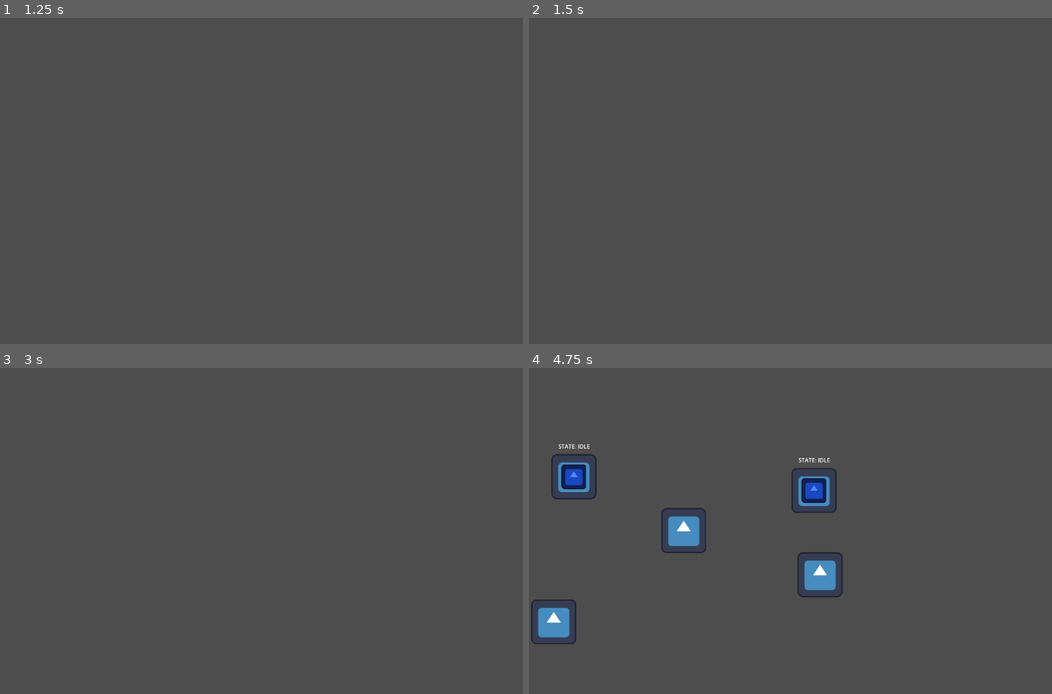
Above: before the commit, frames 1-4 (two rows, left to right).
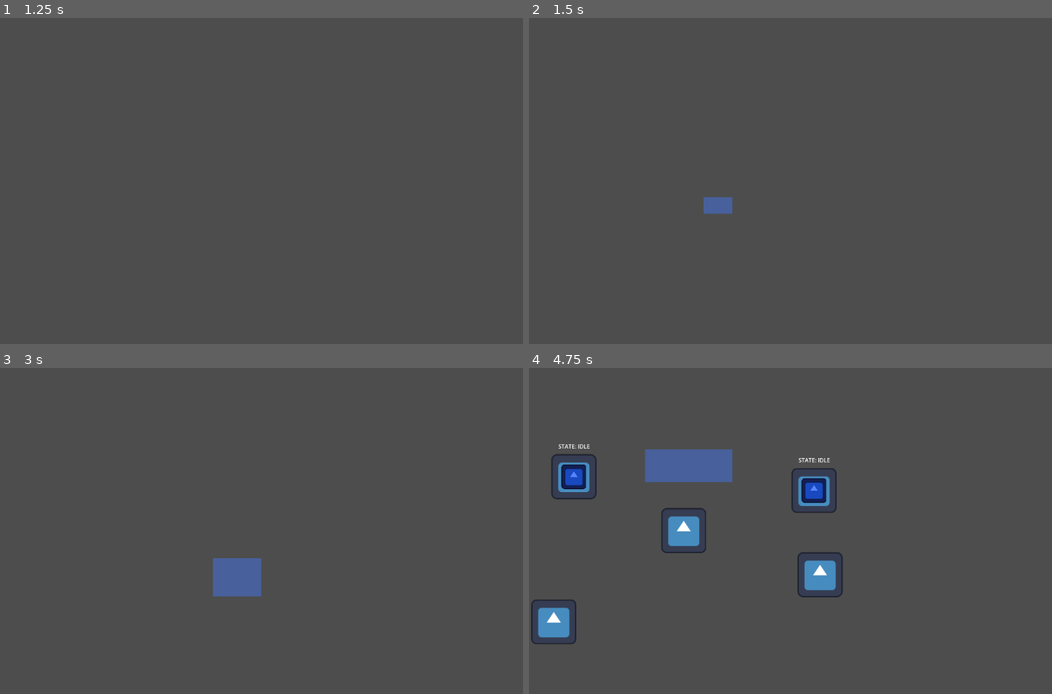
Above: after the commit, the same moments.

Repository: rmichaluszek/rts-project
Game: Godot game, scene res://main/game.tscn
The game is run twice, just before and just after one commit, with the same random seed, the same clock (stepped at 60 frames per second) and the same inputs. The engine's default icon, where the game draws it, is replaced by a stand-in: a white triangle on a blue panel in a dark square.
Inputs (mouse positions are in pixels of both pictures, inside the frame that each line leads up to):
- Up to frame 1 (1.25 s): tap Enter at 0.5 s; move the mouse to (418, 164) at 0.52 s; hold Right (ui_right) from 0.53 s (still down); tap Mouse wheel down (scroll_down) at 0.6 s; click (418, 164) at 0.67 s
- Up to frame 2 (1.5 s): release Right (ui_right) at 1.25 s; drag from (701, 197) to (790, 246) at 1.27 s
- Up to frame 3 (3 s): move the mouse to (350, 459) at 2.02 s; hold Right (ui_right) 2.03-2.75 s; tap Mouse wheel down (scroll_down) at 2.1 s; click (350, 459) at 2.17 s; tap Space at 2.75 s; drag from (261, 596) to (115, 482) at 2.77 s
- Up to frame 4 (4.75 s): move the mouse to (994, 579) at 3.52 s; hold Left (ui_left) 3.53-4.25 s; tap Mouse wheel down (scroll_down) at 3.6 s; click (994, 579) at 3.67 s; drag from (644, 482) to (732, 449) at 4.27 s

Frame 1 is identical in both runs. In frame 2, 0.3% of the frame differs, in the area x 33-39%, y 55-61%; in frame 3, 1.1%; in frame 4, 1.7%, in the area x 22-39%, y 24-35%.

Commit message:
Drawing mouse selection

Diff:
--- a/main/camera.gd
+++ b/main/camera.gd
@@ -10,11 +10,12 @@
 
 var dragging: bool = false
 var drag_start: Vector2
-
+var selecting: bool = false
+var select_start: Vector2
 
 
 func _input(event):
-	# Start drag when left mouse button is pressed
+
 	if event is InputEventMouseButton:
 		if event.button_index == MOUSE_BUTTON_MIDDLE:
 			if event.pressed:
@@ -22,6 +23,17 @@
 				drag_start = get_global_mouse_position()
 			else:
 				dragging = false
+		if event.button_index == MOUSE_BUTTON_LEFT:
+			if event.pressed:
+				selecting = true
+				select_start = get_global_mouse_position()
+			else:
+				selecting = false
+				queue_redraw()
+
+func _draw() -> void:
+	if(selecting):
+		draw_rect(Rect2(select_start-position,get_global_mouse_position()-select_start),Color(0.255, 0.475, 1.0, 0.439))
 
 func _process(delta):
 
@@ -38,6 +50,10 @@
 	else:
 		self.position += input_vector * speed * delta
 
+	if selecting:
+		var select_area = get_global_mouse_position() - select_start
+		queue_redraw()
+
 	if self.position.x < camera_safezone.x: self.position.x = camera_safezone.x
 	if self.position.y < camera_safezone.y: self.position.y = camera_safezone.y
 	if self.position.x > camera_safezone.z: self.position.x = camera_safezone.z
--- a/main/game.tscn
+++ b/main/game.tscn
@@ -7,6 +7,7 @@
 [node name="Game" type="Node2D" unique_id=2051286246]
 
 [node name="Camera" type="Camera2D" parent="." unique_id=1715976991]
+z_index = 999
 script = ExtResource("1_2fwfh")
 
 [node name="GUI" type="CanvasLayer" parent="." unique_id=558796995]
